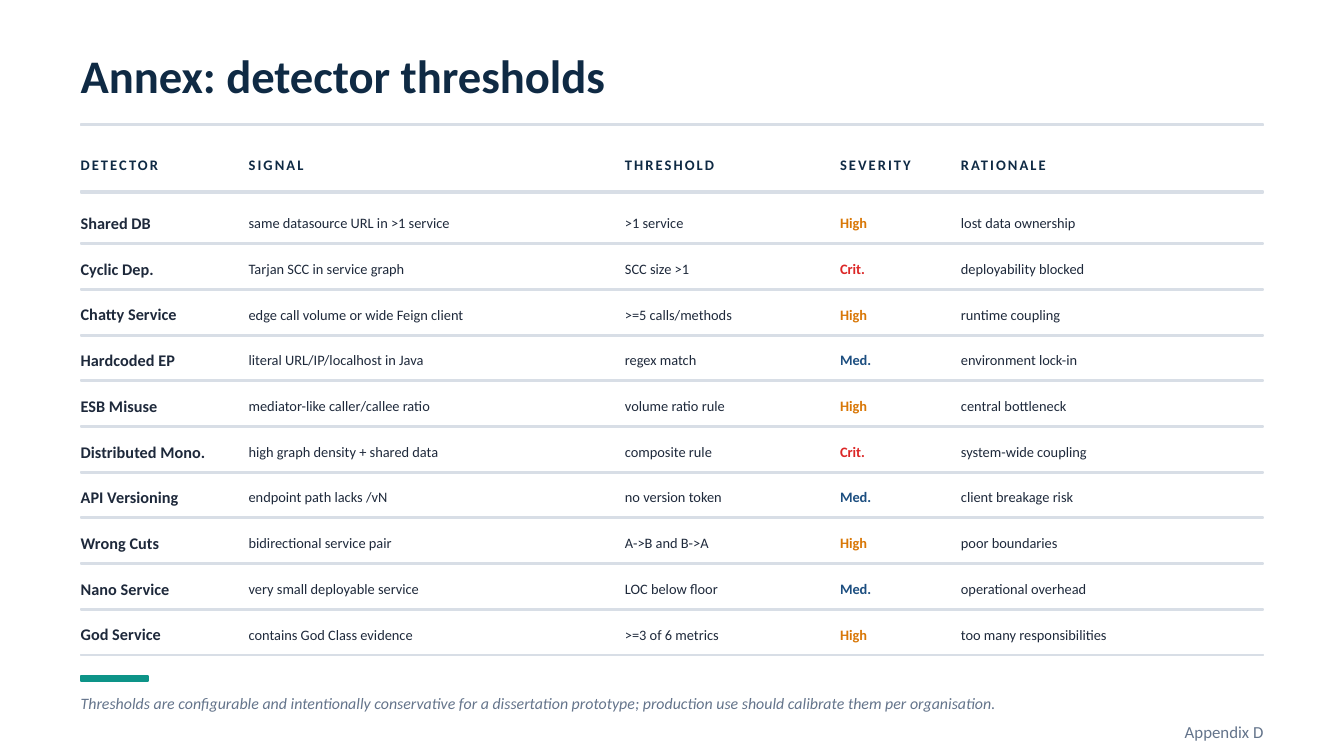
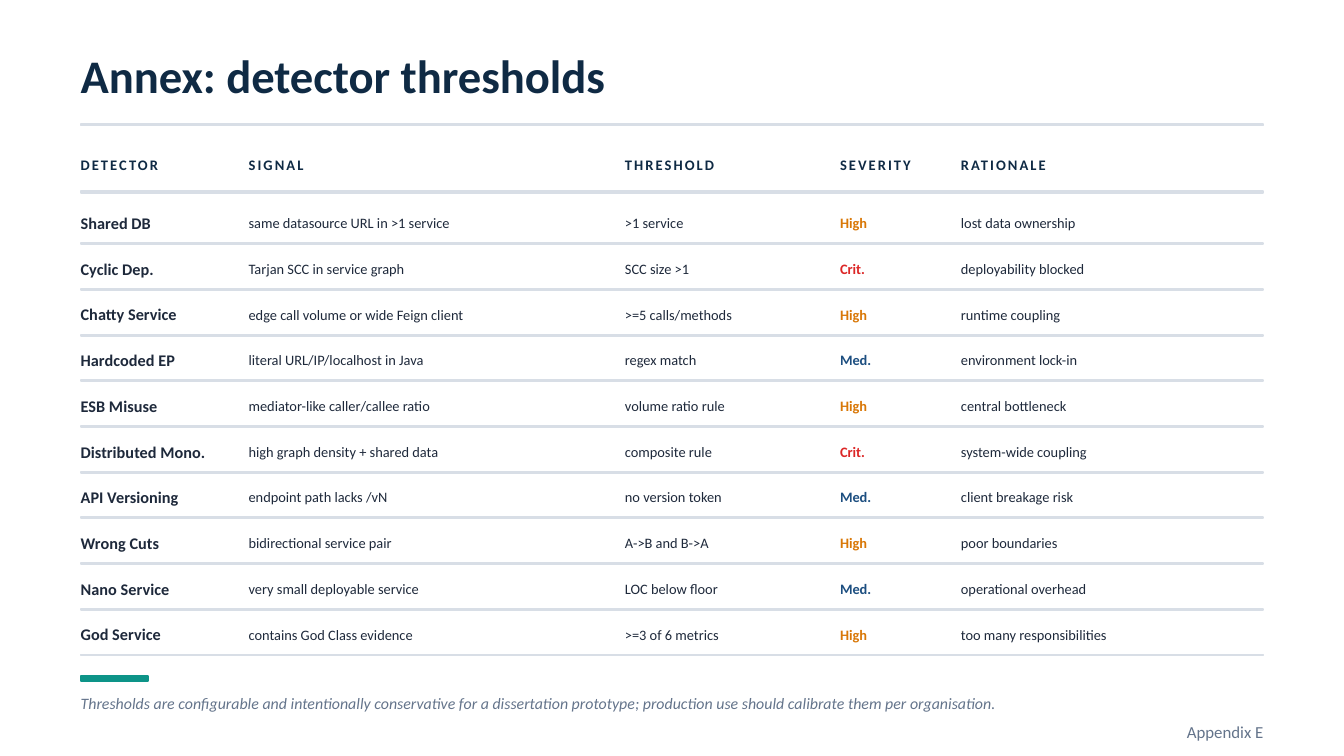
Before and after one commit to andrei45635/dissertation_backend, a slide deck: slide 20 of thesis/presentation/MSA_Detector_Defense_improved_v2.pptx (slide 19 before the commit). Drawn at 1344x756 pixels with LibreOffice and Linux fonts; fonts in the diff are those of the drawing. Boxes give left, top, right and bottom in pixels: in the first picture for what was removed or moved away, otherwise in the second. Text is boxed around its words. In the diff, an @@ line names an element or a change of style, - is before the commit and + after.

```diff
--- a/thesis/presentation/MSA_Detector_Defense_improved_v2.pptx
+++ b/thesis/presentation/MSA_Detector_Defense_improved_v2.pptx
@@ text at (x1=1187, y1=726, x2=1263, y2=741): text changed @@
-Appendix D
+Appendix E
```
Also in this commit, not shown: 1 other slide changed, 6 slides added, 2 other files.
